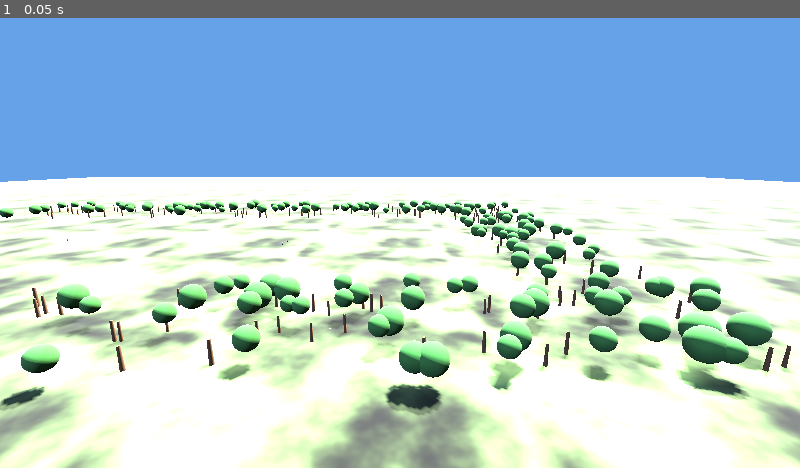
Above: before the commit, frame 1.
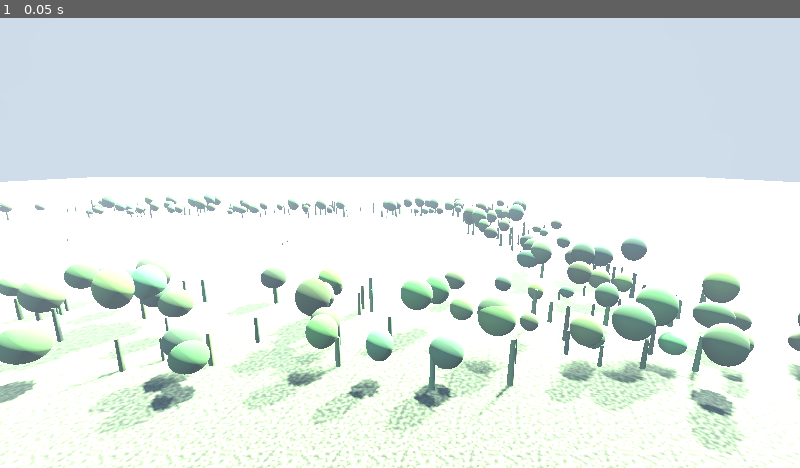
Above: after the commit, the same moment.

Repository: coybot/eco
Game: Godot game, scene res://scenes/environments/gate.tscn
The game is run twice, just before and just after one commit, with the same random seed, the same clock (stepped at 60 frames per second) and the same inputs. This scene is started directly instead of the project's main scene.
Inputs:
- Up to frame 1 (0.05 s): no input

The runs differ from the first frame. In frame 1, 72% of the frame differs, in the area x 0-100%, y 0-100%.

Commit message:
Art pass: give the ground texture, the sky a horizon, and the scene depth
Sampling a whole take's footage, the world reads as green mush: the ground was
one noise octave at frequency 0.004 tiled across a 1200 m plane, so its
smallest feature was tens of metres and there was no texture at any altitude
the aircraft actually flies. Fractal noise at ~7 m per tile gives both the
broad patches and the grain.

Also: a graded sky with a sun disc instead of a flat wash, a lower sun for long
shadows that model the terrain and throw a figure's shadow clear of the figure,
and weak distance haze so the wall 200 m out no longer renders at the same
contrast as a tree at 40 m. Tree scatter gets per-instance colour, non-uniform
scale and yaw, so it stops reading as one object stamped 220 times.

The fog is deliberately weak and far. It changes the IMAGE THE MODEL SEES, and
the M1 red-jacket gate scored 98% on the unfogged scene — anything strong
enough to wash out a subject at 40 m would be trading a measured capability for
a prettier picture. THE GATE MUST BE RE-RUN before this art is trusted; the
plan already requires it and the numbers are in the comment for whoever
adjusts them next.

Scenery still carries no label and never enters `props`, so none of this can
change a detection result.

Co-Authored-By: Claude Fable 5 <noreply@anthropic.com>

Diff:
--- a/drone/sim/godot/scripts/scene_kit.gd
+++ b/drone/sim/godot/scripts/scene_kit.gd
@@ -60,16 +60,26 @@
 	fmat.roughness = 1.0
 	# Faint large-scale variation so the terrain reads as ground rather than a
 	# green void, without adding anything that could be mistaken for an object.
+	# FRACTAL noise, not a single octave. One octave at frequency 0.004 tiled
+	# across a 1200 m plane gave features tens of metres wide and nothing
+	# smaller, which reads on camera as green mush with no texture at any
+	# altitude the aircraft actually flies. Octaves give both the broad patches
+	# and the fine grain in one texture.
 	var noise := FastNoiseLite.new()
-	noise.frequency = 0.004
+	noise.frequency = 0.010
 	noise.noise_type = FastNoiseLite.TYPE_SIMPLEX
+	noise.fractal_type = FastNoiseLite.FRACTAL_FBM
+	noise.fractal_octaves = 5
+	noise.fractal_gain = 0.55
 	var tex := NoiseTexture2D.new()
 	tex.noise = noise
-	tex.width = 512
-	tex.height = 512
+	tex.width = 1024
+	tex.height = 1024
 	tex.seamless = true
 	fmat.albedo_texture = tex
-	fmat.uv1_scale = Vector3(24.0, 24.0, 1.0)
+	# ~7 m per tile: fine enough to read as ground from 20-35 m, coarse enough
+	# not to alias into noise at 120 m.
+	fmat.uv1_scale = Vector3(170.0, 170.0, 1.0)
 	# Keep the tint dominant — the texture is variation, not a new colour.
 	fmat.albedo_color = Color(0.42, 0.52, 0.32)
 	floor_mesh.material_override = fmat
@@ -88,8 +98,11 @@
 
 static func _add_lighting(parent: Node3D) -> void:
 	var sun := DirectionalLight3D.new()
-	sun.light_energy = 1.2
-	sun.rotation_degrees = Vector3(-55.0, -30.0, 0.0)
+	sun.light_energy = 1.25
+	# Lower sun: long shadows model the terrain and, more usefully, throw a
+	# figure's shadow clear of the figure so it is legible from height.
+	sun.rotation_degrees = Vector3(-34.0, -42.0, 0.0)
+	sun.light_color = Color(1.0, 0.97, 0.90)
 	# Shadows give the footage depth and, more usefully, give a small figure on
 	# open ground a cast shadow that makes it legible at altitude.
 	sun.shadow_enabled = true
@@ -103,12 +116,34 @@
 	environment.background_mode = Environment.BG_SKY
 	var sky := Sky.new()
 	var sky_mat := ProceduralSkyMaterial.new()
+	# Default is a flat wash. A graded sky with a sun disc gives the horizon a
+	# real edge, which is most of what makes aerial footage read as aerial.
+	sky_mat.sky_top_color = Color(0.20, 0.42, 0.82)
+	sky_mat.sky_horizon_color = Color(0.70, 0.80, 0.90)
+	sky_mat.sky_curve = 0.15
+	sky_mat.ground_bottom_color = Color(0.32, 0.36, 0.30)
+	sky_mat.ground_horizon_color = Color(0.66, 0.74, 0.80)
+	sky_mat.sun_angle_max = 8.0
+	sky_mat.sun_curve = 0.08
 	sky.sky_material = sky_mat
 	environment.sky = sky
 	environment.ambient_light_source = Environment.AMBIENT_SOURCE_SKY
 	environment.ambient_light_energy = 1.0
 	environment.tonemap_mode = Environment.TONE_MAPPER_FILMIC
 	environment.tonemap_exposure = 0.85   # see this file's header — load-bearing
+	# Depth haze. Without it everything from 30 m to the horizon is rendered at
+	# identical contrast and the footage has no depth at all — the wall 200 m out
+	# looks the same distance as a tree at 40 m.
+	#
+	# Deliberately weak and far: this changes the IMAGE THE MODEL SEES, and the
+	# M1 red-jacket gate scored 98% on the unfogged scene. Anything strong enough
+	# to wash out a subject at 40 m would be trading a measured capability for a
+	# prettier picture. Re-run fw_gate_vlm.py after touching these numbers.
+	environment.fog_enabled = true
+	environment.fog_light_color = Color(0.74, 0.81, 0.89)
+	environment.fog_density = 0.0012
+	environment.fog_sky_affect = 0.35
+	environment.fog_aerial_perspective = 0.5
 	env.environment = environment
 	parent.add_child(env)
 
@@ -127,21 +162,26 @@
 	trunk.top_radius = 0.35
 	trunk.bottom_radius = 0.5
 	var trunk_mat := StandardMaterial3D.new()
-	trunk_mat.albedo_color = Color(0.28, 0.20, 0.13)
+	trunk_mat.albedo_color = Color(1.0, 1.0, 1.0)
 	trunk_mat.roughness = 1.0
+	trunk_mat.vertex_color_use_as_albedo = true
 	trunk.material = trunk_mat
 
 	var canopy := SphereMesh.new()
 	canopy.radius = 3.2
 	canopy.height = 6.4
 	var canopy_mat := StandardMaterial3D.new()
-	canopy_mat.albedo_color = Color(0.16, 0.32, 0.15)
+	canopy_mat.albedo_color = Color(1.0, 1.0, 1.0)
 	canopy_mat.roughness = 1.0
+	# Tint comes per-instance below; a single flat green stamped 220 times reads
+	# as one object repeated rather than as woodland.
+	canopy_mat.vertex_color_use_as_albedo = true
 	canopy.material = canopy_mat
 
 	for spec in [[trunk, 3.0], [canopy, 7.5]]:
 		var mm := MultiMesh.new()
 		mm.transform_format = MultiMesh.TRANSFORM_3D
+		mm.use_colors = true
 		mm.mesh = spec[0]
 		var placed: Array = []
 		mm.instance_count = 220
@@ -156,10 +196,15 @@
 			if absf(z) < 95.0 and x > -60.0 and x < 320.0:
 				continue
 			placed.append(Vector2(x, z))
-			var t := Transform3D(Basis.IDENTITY.scaled(
-				Vector3.ONE * rng.randf_range(0.8, 1.4)),
-				Vector3(x, float(spec[1]), -z))
-			mm.set_instance_transform(i, t)
+			# Non-uniform scale and a yaw, so no two are the same silhouette.
+			var s_xz := rng.randf_range(0.7, 1.6)
+			var s_y := s_xz * rng.randf_range(0.8, 1.3)
+			var basis := Basis.from_euler(Vector3(0.0, rng.randf_range(0.0, TAU), 0.0))
+			basis = basis.scaled(Vector3(s_xz, s_y, s_xz))
+			mm.set_instance_transform(i, Transform3D(basis, Vector3(x, float(spec[1]) * s_y, -z)))
+			var g := rng.randf_range(0.22, 0.42)
+			mm.set_instance_color(i, Color(g * rng.randf_range(0.45, 0.75), g,
+										   g * rng.randf_range(0.35, 0.6)))
 			i += 1
 		mm.instance_count = i
 		var mmi := MultiMeshInstance3D.new()
